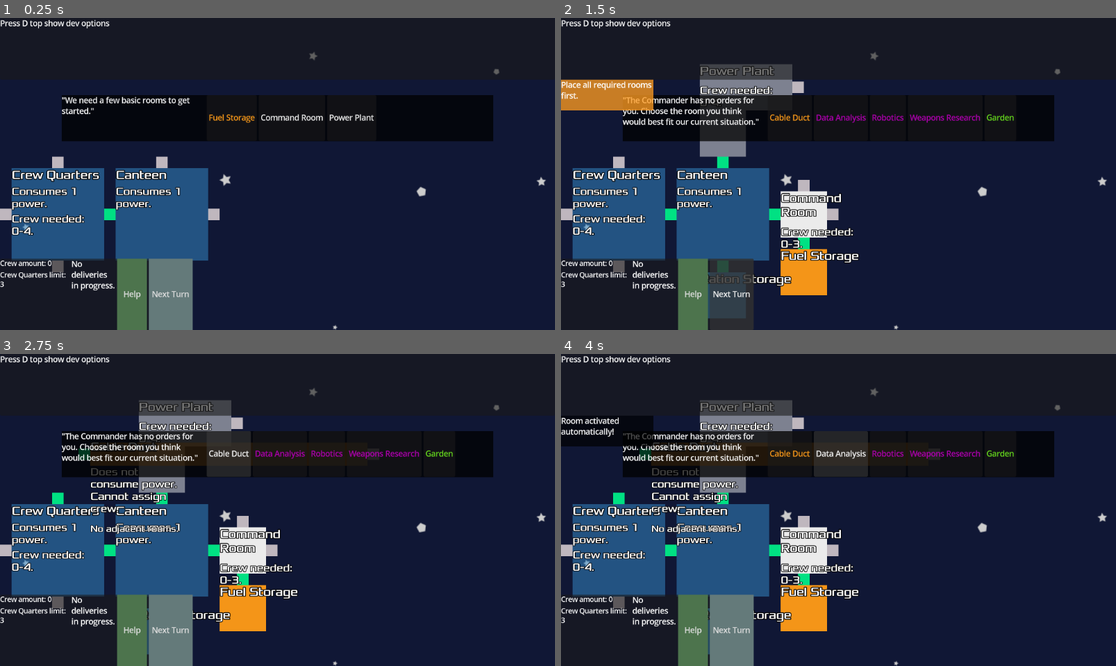
Above: before the commit, frames 1-4 (two rows, left to right).
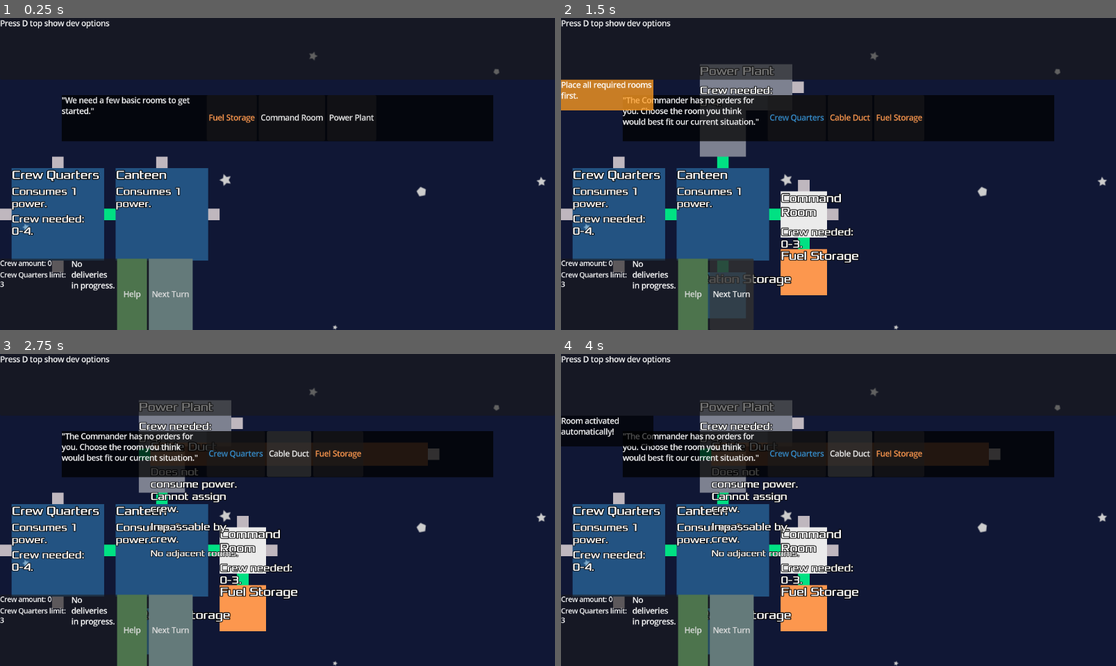
Above: after the commit, the same moments.

Repository: juhanikat/mothership
Game: Godot game, scene res://scenes/main.tscn
Same seed, same stepped clock (60 frames per second), same inputs: the game is played once before the commit and once after it. The engine's default icon, where the game draws it, is replaced by a stand-in: a white triangle on a blue panel in a dark square.
Inputs (mouse positions are in pixels of both pictures, inside the frame that each line leads up to):
- Up to frame 1 (0.25 s): no input
- Up to frame 2 (1.5 s): click "Next Turn" at 0.5 s; click "Next Turn" at 1.25 s
- Up to frame 3 (2.75 s): click "Cable Duct" at 2 s
- Up to frame 4 (4 s): click (794, 453) at 2.75 s, where only the run after the commit has a clickable "Crew Quarters"; click (838, 453) at 3.5 s, where only the run before the commit has a clickable "Data Analysis"

The runs differ from the first frame. In frame 1, less than 0.1% of the frame differs, in the area x 37-46%, y 30-34%; in frame 2, 1.6%; in frame 3, 4.5%, in the area x 9-82%, y 24-89%; in frame 4, 4.5%.

Commit message:
changed order functions, other small fixes

Diff:
--- a/data_scripts/OrderData.gd
+++ b/data_scripts/OrderData.gd
@@ -6,52 +6,67 @@
 ## Actual HUD for the room selection is elsewhere.
 ## Also check out CaptainFunctions.gd.
 
-# Only used when starting the game to place critical rooms.
-enum StartingOrder {POWER_PLANT_ORDER, ENGINE_ROOM_ORDER, FUEL_STORAGE_ORDER, COMMAND_ROOM_ORDER}
-
 # The normal orders.
-enum Order {NEUTRAL_ORDER, CARGO_BAY_ORDER, RESEARCH_ROOM_ORDER}
+enum Order {NEUTRAL_ORDER_1, NEUTRAL_ORDER_2, NEUTRAL_ORDER_3, STARTING_ORDER, CARGO_BAY_ORDER, RESEARCH_ROOM_ORDER}
 
 const ROOMS = RoomData.RoomType
-# If an order has a "room_category" array, then any room that is in those categories can appear.
-# Some rooms have a special key (in RoomData) that excludes them from this?
 const ROOM_CATEGORIES = RoomData.RoomCategory
 
 
 
-## Use these in other scripts.
-const starting_order = {
-	"description": "We need a few basic rooms to get started.",
-	"rooms": [ROOMS.POWER_PLANT, ROOMS.FUEL_STORAGE, ROOMS.COMMAND_ROOM]
-	}
-
 # Orders that can be chosen randomly
 const basic_orders = {
-	Order.NEUTRAL_ORDER: _neutral_order
+	Order.NEUTRAL_ORDER_1: _neutral_order_1,
+	#Order.NEUTRAL_ORDER_2: _neutral_order_2,
+	#Order.NEUTRAL_ORDER_3: _neutral_order_3,
 	}
 
 # These orders can appear e.g. on specific turns
 const special_orders = {
 	Order.CARGO_BAY_ORDER: _cargo_bay_order,
 	Order.RESEARCH_ROOM_ORDER: _research_room_order,
+	Order.STARTING_ORDER: _starting_order
 }
 
+const _starting_order = {
+	"description": "We need a few basic rooms to get started.",
+	"rooms": [ROOMS.POWER_PLANT, ROOMS.FUEL_STORAGE, ROOMS.COMMAND_ROOM]
+	}
 
-const _neutral_order = {
+const _neutral_order_1 = {
 	"description": "The Commander has no orders for you. Choose the room you think would best fit our current situation.",
-	"room_categories": [
-		ROOM_CATEGORIES.CREW_ROOM,
-		ROOM_CATEGORIES.MAINTENANCE_ROOM,
-		ROOM_CATEGORIES.EMERGENCY_ROOM,
-		ROOM_CATEGORIES.RESEARCH_ROOM,
-		ROOM_CATEGORIES.LUXURY_ROOM
-	],
-	"choose_from": 5
-	}
+	"room_categories_dict": {
+		ROOM_CATEGORIES.CREW_ROOM: 1,
+		ROOM_CATEGORIES.MAINTENANCE_ROOM: 2,
+		#ROOM_CATEGORIES.EMERGENCY_ROOM: 1,
+		#ROOM_CATEGORIES.LUXURY_ROOM: 1,
+	},
+}
+
+# neutral order 2 and 3 are unlocked by a research room?
+const _neutral_order_2 = {
+	"description": "The Commander has no orders for you. Choose the room you think would best fit our current situation.",
+	"room_categories_dict": {
+		ROOM_CATEGORIES.CREW_ROOM: 1,
+		ROOM_CATEGORIES.MAINTENANCE_ROOM: 2,
+		ROOM_CATEGORIES.EMERGENCY_ROOM: 1,
+		#ROOM_CATEGORIES.LUXURY_ROOM: 1,
+	},
+}
+
+const _neutral_order_3 = {
+	"description": "The Commander has no orders for you. Choose the room you think would best fit our current situation.",
+	"room_categories_dict": {
+		ROOM_CATEGORIES.CREW_ROOM: 1,
+		ROOM_CATEGORIES.MAINTENANCE_ROOM: 2,
+		ROOM_CATEGORIES.EMERGENCY_ROOM: 1,
+		ROOM_CATEGORIES.LUXURY_ROOM: 1,
+	},
+}
 
 const _research_room_order = {
 	"description": "It's time to build a new research station.",
-	"room_categories": [
+	"room_categories_array": [
 		ROOM_CATEGORIES.RESEARCH_ROOM,
 	]
 	}
--- a/data_scripts/RoomData.gd
+++ b/data_scripts/RoomData.gd
@@ -12,7 +12,7 @@
 
 const room_colors = {
 	RoomCategory.CREW_ROOM: Color(0.212, 0.561, 0.812),
-	RoomCategory.MAINTENANCE_ROOM: Color(0.957, 0.588, 0.098),
+	RoomCategory.MAINTENANCE_ROOM: Color(0.992, 0.596, 0.306),
 	RoomCategory.RESEARCH_ROOM: Color(0.678, 0.0, 0.68),
 	RoomCategory.EMERGENCY_ROOM: Color(0.681, 0.257, 0.219),
 	RoomCategory.LUXURY_ROOM: Color(0.394, 0.834, 0.113),
@@ -161,12 +161,13 @@
 const _wpp_data: Dictionary[String, Variant] = {
 	"room_name": "Waste Processing Plant",
 	"room_shape": RoomShape.BigSquareShape,
-	"room_desc": "Must be on the station to activate Lavatories.
-					Adds one fuel to the nearest Fuel Storage for every two lavatories
+	"room_desc": "Must be on the station to activate Lavatories. \
+					Adds one fuel to the nearest Fuel Storage for every two lavatories \
 					that are activated at the end of the turn.",
 	"room_category": RoomCategory.MAINTENANCE_ROOM,
 	"power_usage": 2,
-	"crew_needed": {"min": 0, "max": 0},
+	"crew_needed": {"min": 0, "max": 3},
+	"delete_conns": ["left", "down", "right"]
 }
 
 const _hallway_data: Dictionary[String, Variant] = {
@@ -183,7 +184,7 @@
 const _cable_duct_data: Dictionary[String, Variant] = {
 	"room_name": "Cable Duct",
 	"room_shape": RoomShape.LongHallwayShape,
-	"room_desc": "",
+	"room_desc": "Impassable by crew.",
 	"room_category": RoomCategory.MAINTENANCE_ROOM,
 	"power_usage": 0,
 	"accessible_by_crew": false,
--- a/gameplay_scripts/OrderFunctions.gd
+++ b/gameplay_scripts/OrderFunctions.gd
@@ -4,8 +4,7 @@
 ## Holds functions related to the selection of new rooms and events.
 ## Actual HUD for the room selection is elsewhere.
 ## Also check out OrderData.gd.
-static var starting_order = OrderData.starting_order.duplicate(true)
-static var orders = OrderData.basic_orders.duplicate(true)
+static var basic_orders = OrderData.basic_orders.duplicate(true)
 static var special_orders = OrderData.special_orders.duplicate(true)
 
 
@@ -34,36 +33,39 @@
 		return true
 	return true
 
-## Returns the starting order. Converts the "rooms" value from enums to room_data dicts.
-static func get_starting_order() -> Dictionary:
-	var new_order: Dictionary = starting_order.duplicate(true)
-	var room_data_array = []
-	for room_enum in new_order.rooms:
-		room_data_array.append(RoomData.room_data[room_enum])
 
-	room_data_array.sort_custom(room_sort)
-
-	new_order.erase("rooms")
-	new_order["selected_rooms"] = room_data_array
-	return new_order
+static func _get_random_order(extra_options: int = 0) -> Dictionary:
+	var orders = basic_orders.keys().duplicate(true)
+	orders.shuffle()
+	return _get_specific_order(orders[0], extra_options)
 
 
-## Returns a random order from the orders dict, converting the "rooms" value from enums to room_data dicts.
+## Returns an order's data, converting the "rooms" value from enums to room_data dicts.
 ## If the order contains a "choose_from" field with value n, n + <extra_options> random rooms are selected from the list.
-static func get_random_order(extra_options: int = 0) -> Dictionary:
-	var shuffled_keys = orders.keys().duplicate(true)
-	shuffled_keys.shuffle()
-	var new_order: Dictionary = orders[shuffled_keys[0]].duplicate(true)
-	order_history.append(shuffled_keys[0])
+static func _get_specific_order(order_enum: OrderData.Order, extra_options: int = 0) -> Dictionary:
+	var new_order: Dictionary = {}
+	if order_enum in basic_orders:
+		new_order = basic_orders[order_enum].duplicate(true)
+	else:
+		new_order = special_orders[order_enum].duplicate(true)
+	order_history.append(order_enum)
 
 	var room_data_array = []
 
-	if "room_categories" in new_order:
+	if "room_categories_array" in new_order:
 		# if order has categories instead of specific rooms
 		for room_data_dict in RoomData.room_data.values():
-			if room_data_dict["room_category"] in new_order.room_categories:
+			if room_data_dict["room_category"] in new_order.room_categories_array:
 				room_data_array.append(room_data_dict)
-	else:
+	if "room_categories_dict" in new_order:
+		# if the category selection is a dict, it contains an exact amount of rooms chosen for each category
+		for category in new_order["room_categories_dict"]:
+			var amount = new_order["room_categories_dict"][category]
+			var rooms = RoomData.room_data.values().filter(func(room_data): return room_data["room_category"] == category)
+			rooms.shuffle()
+			for room_data in rooms.slice(0, amount):
+				room_data_array.append(room_data)
+	if "rooms" in new_order:
 		for room_enum in new_order.rooms:
 			room_data_array.append(RoomData.room_data[room_enum])
 
@@ -79,35 +81,11 @@
 	return new_order
 
 
-static func get_specific_order(order_enum: OrderData.Order) -> Dictionary:
-	var new_order: Dictionary = special_orders[order_enum].duplicate(true)
-	order_history.append(order_enum)
-
-	var room_data_array = []
-
-	if "room_categories" in new_order:
-		# if order has categories instead of specific rooms
-		for room_data_dict in RoomData.room_data.values():
-			if room_data_dict["room_category"] in new_order.room_categories:
-				room_data_array.append(room_data_dict)
-	else:
-		for room_enum in new_order.rooms:
-			room_data_array.append(RoomData.room_data[room_enum])
-
-	if "choose_from" in new_order:
-		room_data_array.shuffle()
-		room_data_array = room_data_array.slice(0, new_order["choose_from"])
-
-	room_data_array.sort_custom(room_sort)
-
-	new_order.erase("rooms")
-	new_order.erase("room_categories")
-	new_order["selected_rooms"] = room_data_array
-	return new_order
-
 static func get_order_for_next_turn(active_data_rooms: int) -> Dictionary:
+	if GlobalVariables.turn == 1:
+		return _get_specific_order(Order.STARTING_ORDER)
 	if GlobalVariables.turn == 3:
-		return get_specific_order(Order.CARGO_BAY_ORDER)
+		return _get_specific_order(Order.CARGO_BAY_ORDER)
 	elif GlobalVariables.turn % 5 == 0:
-		return get_specific_order(Order.RESEARCH_ROOM_ORDER)
-	return get_random_order(active_data_rooms)
+		return _get_specific_order(Order.RESEARCH_ROOM_ORDER)
+	return _get_random_order(active_data_rooms)
--- a/gameplay_scripts/main.gd
+++ b/gameplay_scripts/main.gd
@@ -56,7 +56,10 @@
 
 func _ready() -> void:
 	camera.zoom = default_zoom
-	var first_order = OrderFunctions.get_starting_order()
+	var active_data_analysis_rooms = get_tree().get_nodes_in_group(str(RoomType.DATA_ANALYSIS)) \
+	.filter(func(room: Room): return room.gameplay.activated)
+	var first_order = OrderFunctions.get_order_for_next_turn(len(active_data_analysis_rooms))
+
 	var possible_rooms: Array[Dictionary]
 	possible_rooms.assign(first_order.selected_rooms)
 	hud.room_selection.show_order(first_order.description, possible_rooms)
--- a/gameplay_scripts/room/room.gd
+++ b/gameplay_scripts/room/room.gd
@@ -84,7 +84,6 @@
 
 	if room_highlight_lines.get(_shape):
 		highlight_line.points = room_highlight_lines[_shape]
-
 
 	# creates connectors for the room, depending on its shape
 	if "delete_conns" in _data:
@@ -186,6 +185,7 @@
 	if event.is_action_pressed("cancel_room") and picked:
 		room_info.queue_free()
 		main.spawned_room_names[room_name] -= 1
+		GlobalVariables.room_is_picked = false
 		queue_free()
 		return
 
@@ -437,7 +437,8 @@
 	if new_conn_pair:
 		if closest_conns_pair:
 			closest_conns_pair[0].texture_polygon.color = Color(0.749, 0.718, 0.745)
-			closest_conns_pair[1].texture_polygon.color = Color(0.749, 0.718, 0.745)
+			if closest_conns_pair[1]: # check because the connector might have been deleted
+				closest_conns_pair[1].texture_polygon.color = Color(0.749, 0.718, 0.745)
 		closest_conns_pair = new_conn_pair
 		closest_conns_pair[0].texture_polygon.color = Color(0.0, 0.886, 0.516)
 		closest_conns_pair[1].texture_polygon.color = Color(0.0, 0.886, 0.516)
